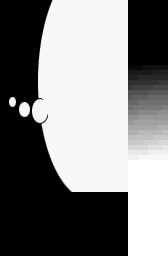
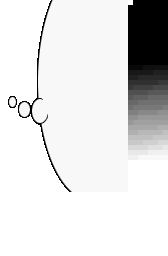
Comparing the layer stacks of the two 168px x 256px images. Changes:
painted on "Layer 0" over [0, 0, 133, 256]
